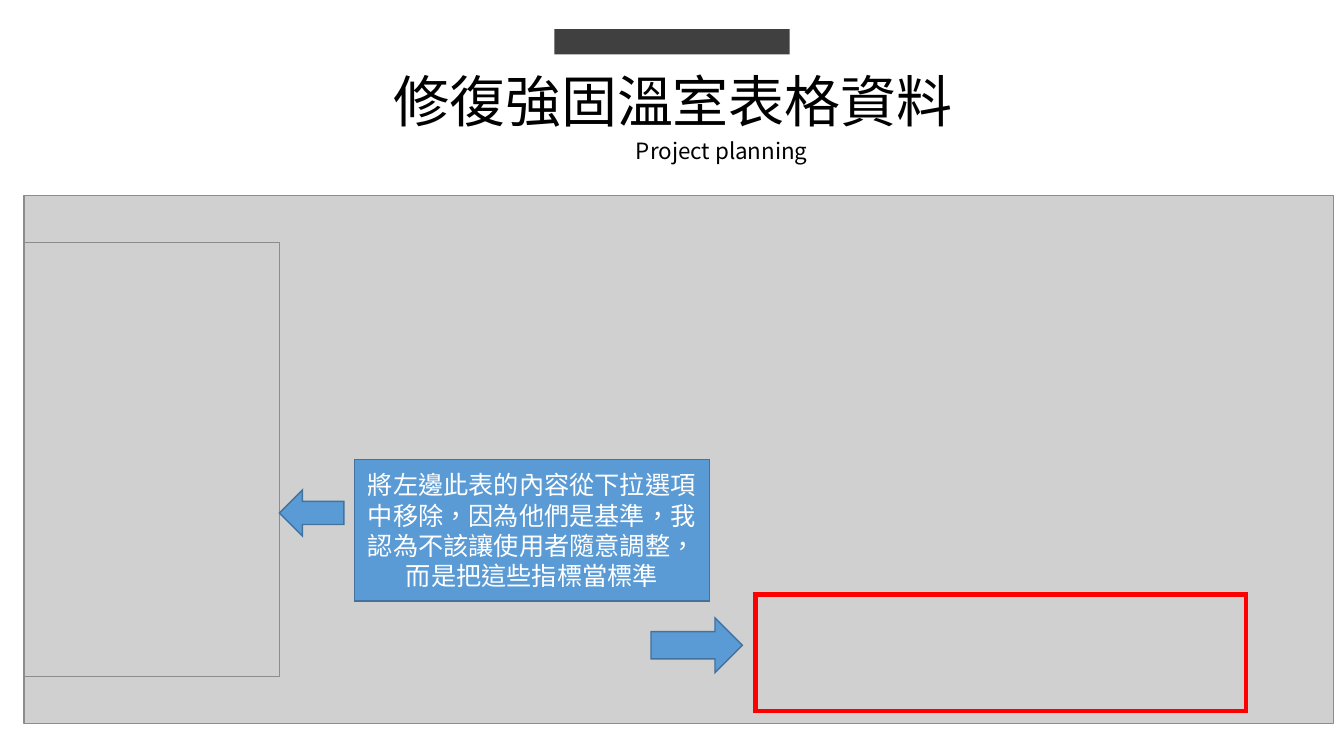
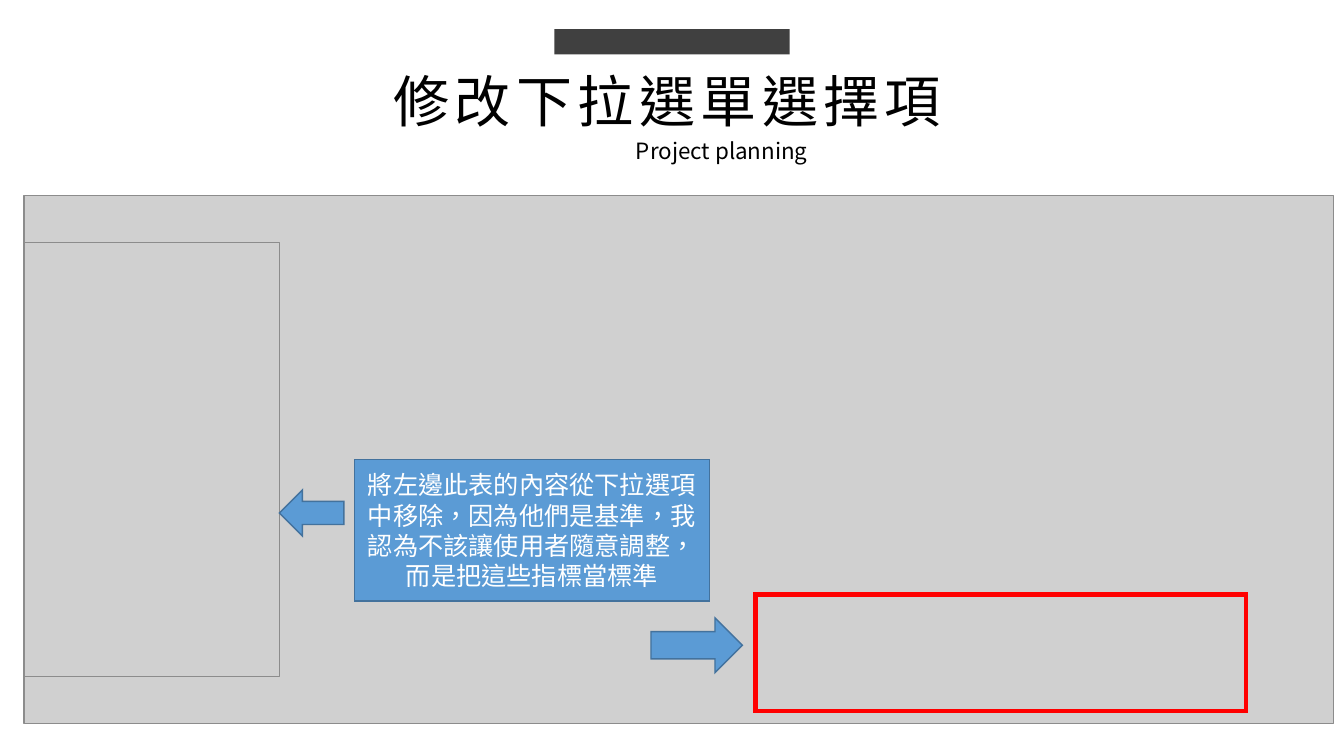
Before and after one commit to king637324/KnowledgeGreenhouseSystem, a slide deck: slide 3 of 工作日報_葉柏漢/2021.10/2021.10.13(加班)_2021.10.14工作日報_葉柏漢.pptx. Drawn at 1344x756 pixels with LibreOffice and Linux fonts; fonts in the diff are those of the drawing; grey boxes stand for pictures. Boxes give left, top, right and bottom in pixels: in the first picture for what was removed or moved away, otherwise in the second. Text is boxed around its words. In the diff, an @@ line names an element or a change of style, - is before the commit and + after.

```diff
--- a/工作日報_葉柏漢/2021.10/2021.10.13(加班)_2021.10.14工作日報_葉柏漢.pptx
+++ b/工作日報_葉柏漢/2021.10/2021.10.13(加班)_2021.10.14工作日報_葉柏漢.pptx
@@ text at box(393, 74, 941, 127): text changed @@
-修復強固溫室表格資料
+修改下拉選單選擇項
```
Also in this commit, not shown: 1 other slide changed, 4 slides added, 1 slide removed, 3 other files.
